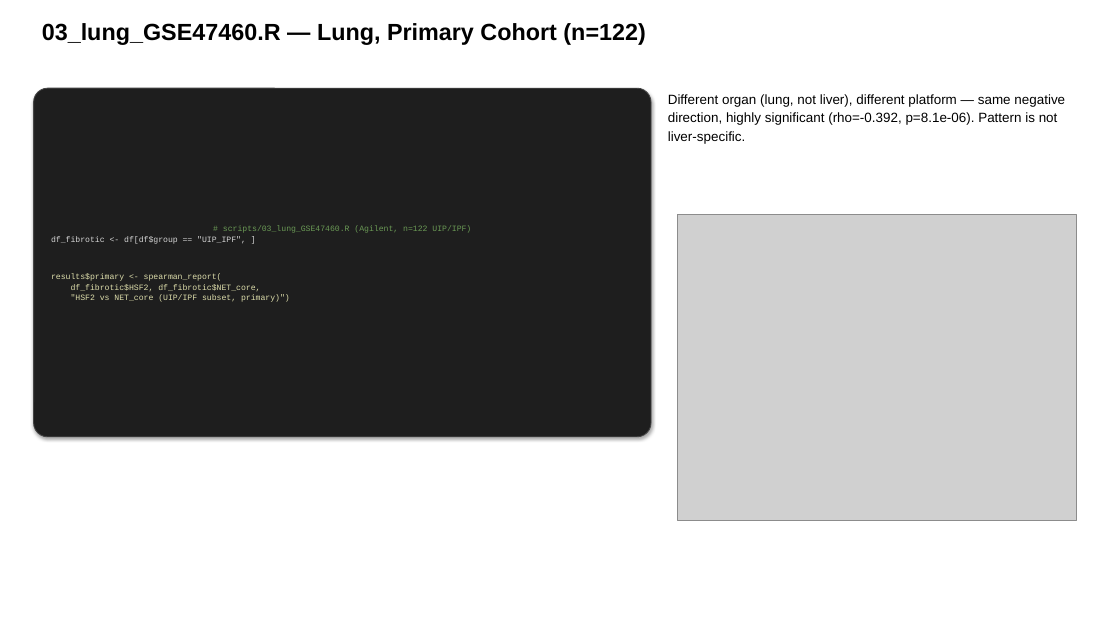
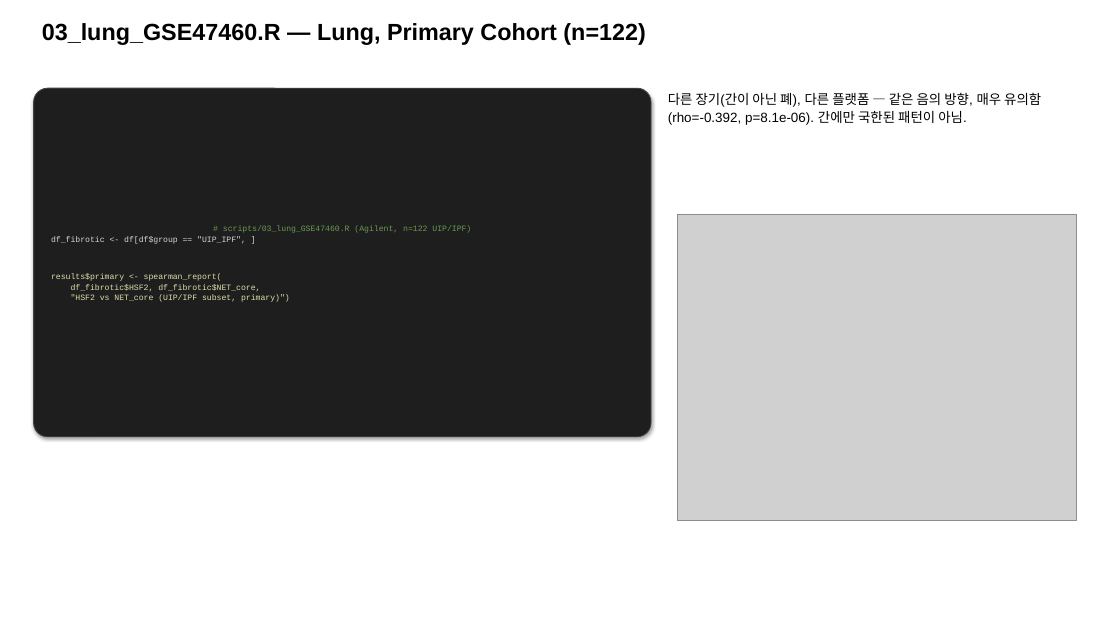
Before and after one commit to bioinform25/project2, a slide deck: slide 7 of presentation/dry_lab_summary.pptx. Drawn at 1120x630 pixels with LibreOffice and Linux fonts; fonts in the diff are those of the drawing; grey boxes stand for pictures. Boxes give left, top, right and bottom in pixels: in the first picture for what was removed or moved away, otherwise in the second. Text is boxed around its words. In the diff, an @@ line names an element or a change of style, - is before the commit and + after.

```diff
--- a/presentation/dry_lab_summary.pptx
+++ b/presentation/dry_lab_summary.pptx
@@ text at box(668, 93, 1041, 125): text changed @@
-Different organ (lung, not liver), different platform — same negative direction, highly significant (rho=-0.392, p=8.1e-06). Pattern is not liver-specific.
+다른 장기(간이 아닌 폐), 다른 플랫폼 — 같은 음의 방향, 매우 유의함(rho=-0.392, p=8.1e-06). 간에만 국한된 패턴이 아님.
```
Also in this commit, not shown: 17 other slides changed, 1 slide added, 1 slide removed, 1 other file.
